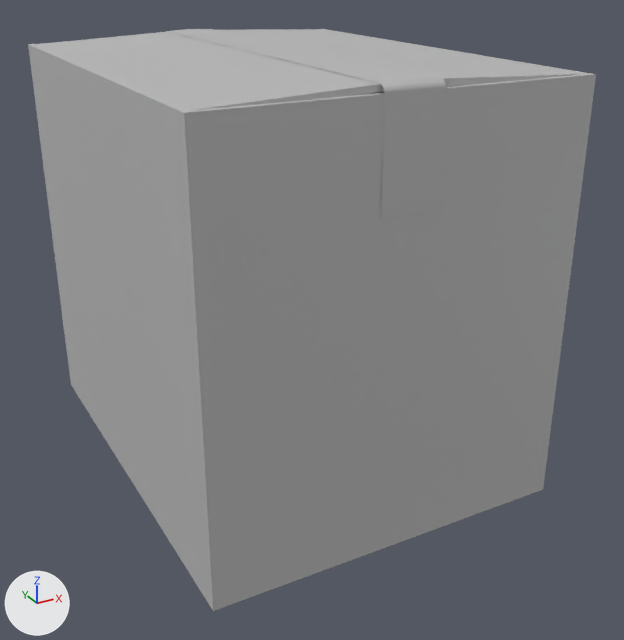
What one commit did to the FBX model Assets/Models/Boxes/Cardboard/Box_Cardboard.fbx.
Rendered twice from a 50 mm camera at (-0.00928, -0.0186, 0.01355) aimed at (0.00042, -0.00095, 0.00473). Arrows for +X, +Y and +Z are at lower left; the lights stay in place. Where no turn or scale is listed for an object, it has been applied to the vertices. Vertices at the same position are counted once.

Script lines for the objects in view, before the commit:
```python
mat_cardboard_boxmaterial = principled_material('cardboard_boxMaterial')
mat_cardboard_boxmaterial.base_color = (0.5, 0.5, 0.5)  # grey #bcbcbc
me_mesh = bpy.data.meshes.new('Mesh')
me_mesh.from_pydata(...)  # 209 vertices, 182 faces; spans x -0.00442..0.00442, y -0.0056..0.0056, z -0.0051..0.0051
me_mesh.materials.append(mat_cardboard_boxmaterial)  # grey #bcbcbc
ob_box_cardboard = bpy.data.objects.new('box_cardboard', me_mesh)
ob_box_cardboard.location = (0.0, 0.0, 0.00617)
```
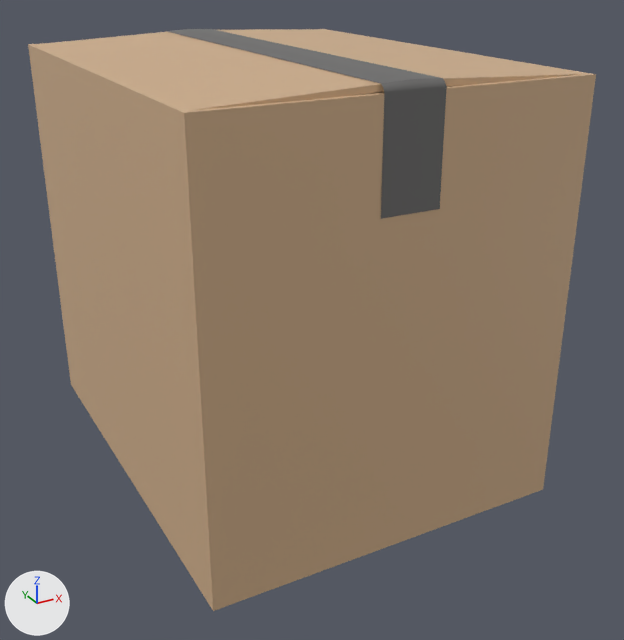
The change, as JSON lines over the scene's bpy script:
```json
{"op": "add", "block": "img_cardboard_boxtexture_png", "code": ["img_cardboard_boxtexture_png = load_image('cardboard_boxTexture.png', 'cardboard_boxTexture.png', 2048, 2048, 'sRGB')"]}
{"op": "remove", "block": "mat_cardboard_boxmaterial", "code": "mat_cardboard_boxmaterial.base_color = (0.5, 0.5, 0.5)  # grey #bcbcbc"}
{"op": "add", "block": "mat_cardboard_boxmaterial", "code": "mat_cardboard_boxmaterial.texture = img_cardboard_boxtexture_png  # with its transparency"}
{"block": "me_mesh", "where": "me_mesh.from_pydata(...)  # 209 vertices, 182 faces; spans x -0.00442..0.00442, y -0.0056..0.0056, z -0.0051..0.0051"}
{"block": "me_mesh", "where": "# used by ob_box_cardboard; location = (0.0, 0.0, 0.00617)"}
{"block": "me_mesh", "change": "me_mesh part 1: texture (UV) coordinates of 182 of 182 faces, centred in x -0.00442..0.00442, y -0.00559..0.0056, z -0.0051..0.0051, changed; they spanned u 0.0..1.0, v 0.0..1.0 and now span u 0.08..0.99, v 0.04..0.96"}
```

Pixel boxes [x1, y1, x2, y2] of what changed, in the pictures (624 x 640 px):
```json
{"object": "box_cardboard", "change": "surface changed", "before": [28, 29, 596, 611], "after": [28, 29, 596, 611], "on screen": "grey to beige"}
```
